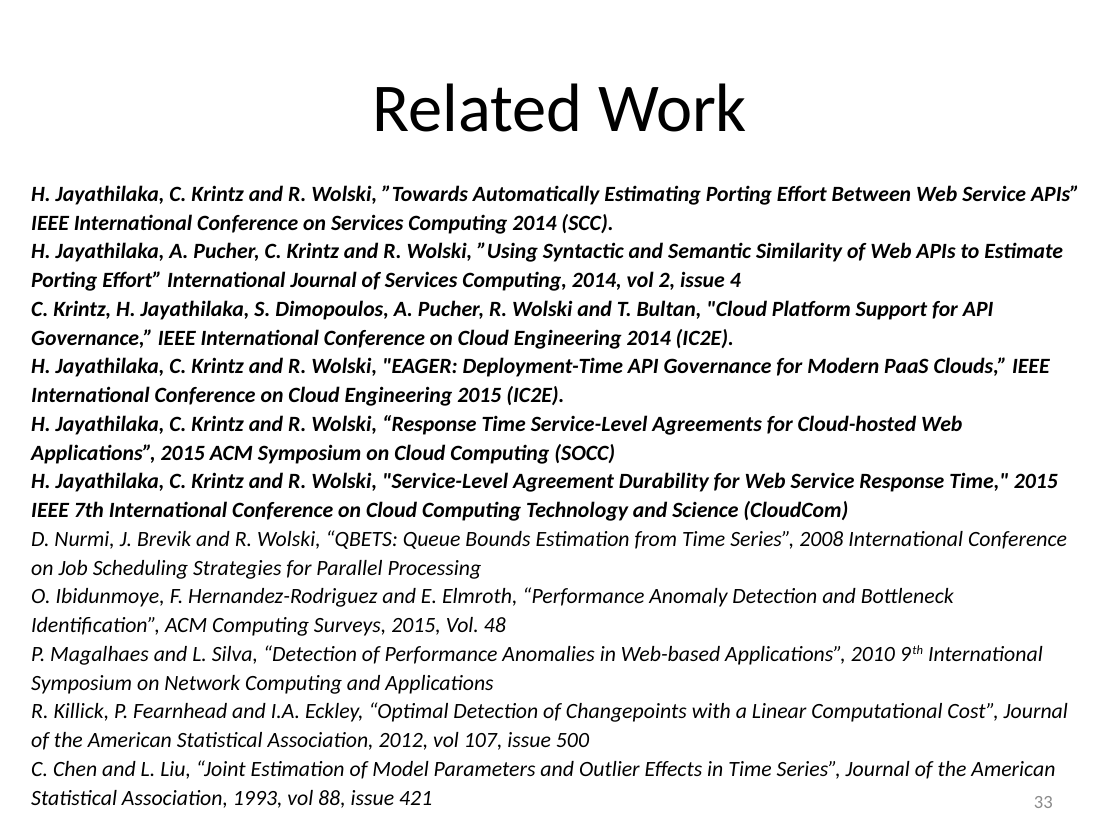
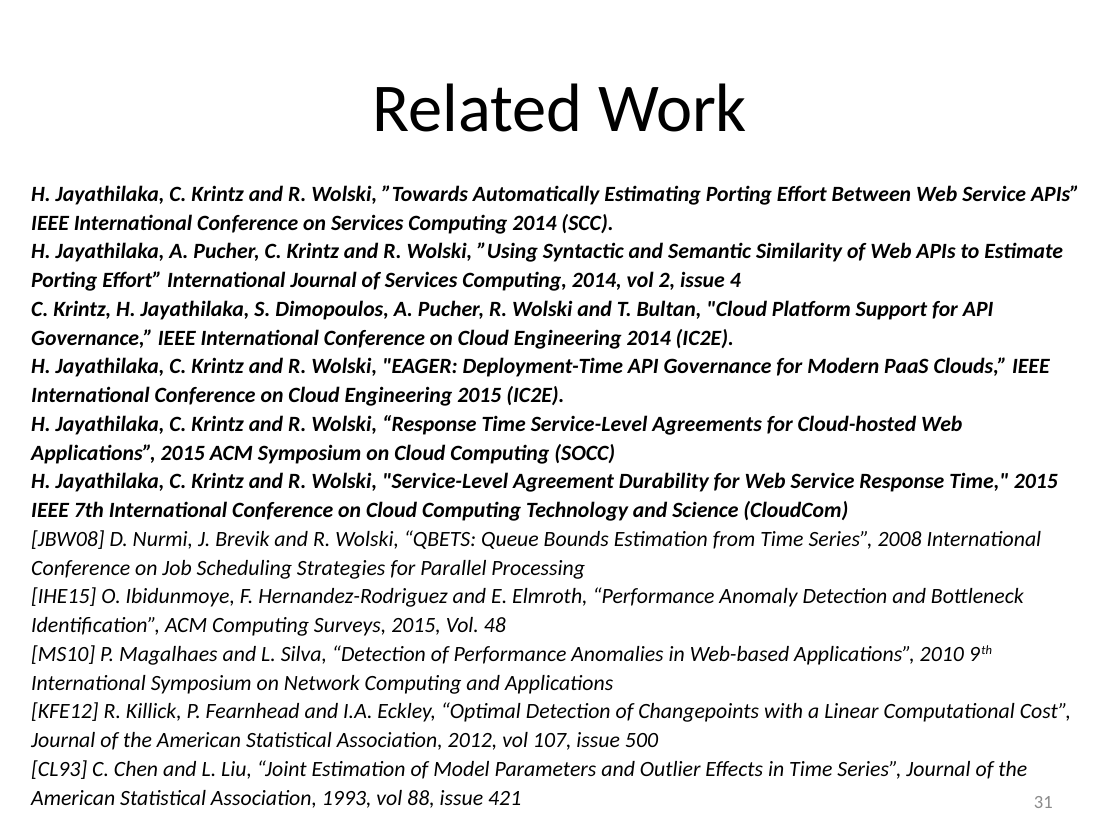
Before and after one commit to Dithn/eager-appscale, a slide deck: slide 31 of Eager/elk-experiment/appserver/system_design.pptx (slide 33 before the commit). Drawn at 1120x840 pixels with LibreOffice and Linux fonts; fonts in the diff are those of the drawing. Boxes give left, top, right and bottom in pixels: in the first picture for what was removed or moved away, otherwise in the second. Text is boxed around its words. In the diff, an @@ line names an element or a change of style, - is before the commit and + after.

Commit message:
updated slide deck

```diff
--- a/Eager/elk-experiment/appserver/system_design.pptx
+++ b/Eager/elk-experiment/appserver/system_design.pptx
@@ text at [31, 530, 1071, 808]: text changed @@
-D. Nurmi, J. Brevik and R. Wolski, “QBETS: Queue Bounds Estimation from Time Series”, 2008 International Conference on Job Scheduling Strategies for Parallel Processing
-O. Ibidunmoye, F. Hernandez-Rodriguez and E. Elmroth, “Performance Anomaly Detection and Bottleneck Identification”, ACM Computing Surveys, 2015, Vol. 48
-P. Magalhaes and L. Silva, “Detection of Performance Anomalies in Web-based Applications”, 2010 9th International Symposium on Network Computing and Applications
-R. Killick, P. Fearnhead and I.A. Eckley, “Optimal Detection of Changepoints with a Linear Computational Cost”, Journal of the American Statistical Association, 2012, vol 107, issue 500
-C. Chen and L. Liu, “Joint Estimation of Model Parameters and Outlier Effects in Time Series”, Journal of the American Statistical Association, 1993, vol 88, issue 421
+[JBW08] D. Nurmi, J. Brevik and R. Wolski, “QBETS: Queue Bounds Estimation from Time Series”, 2008 International Conference on Job Scheduling Strategies for Parallel Processing
+[IHE15] O. Ibidunmoye, F. Hernandez-Rodriguez and E. Elmroth, “Performance Anomaly Detection and Bottleneck Identification”, ACM Computing Surveys, 2015, Vol. 48
+[MS10] P. Magalhaes and L. Silva, “Detection of Performance Anomalies in Web-based Applications”, 2010 9th International Symposium on Network Computing and Applications
+[KFE12] R. Killick, P. Fearnhead and I.A. Eckley, “Optimal Detection of Changepoints with a Linear Computational Cost”, Journal of the American Statistical Association, 2012, vol 107, issue 500
+[CL93] C. Chen and L. Liu, “Joint Estimation of Model Parameters and Outlier Effects in Time Series”, Journal of the American Statistical Association, 1993, vol 88, issue 421
@@ page number at [1034, 796, 1053, 808]: text changed @@
-33
+31
```
Also in this commit, not shown: 11 other slides changed.
